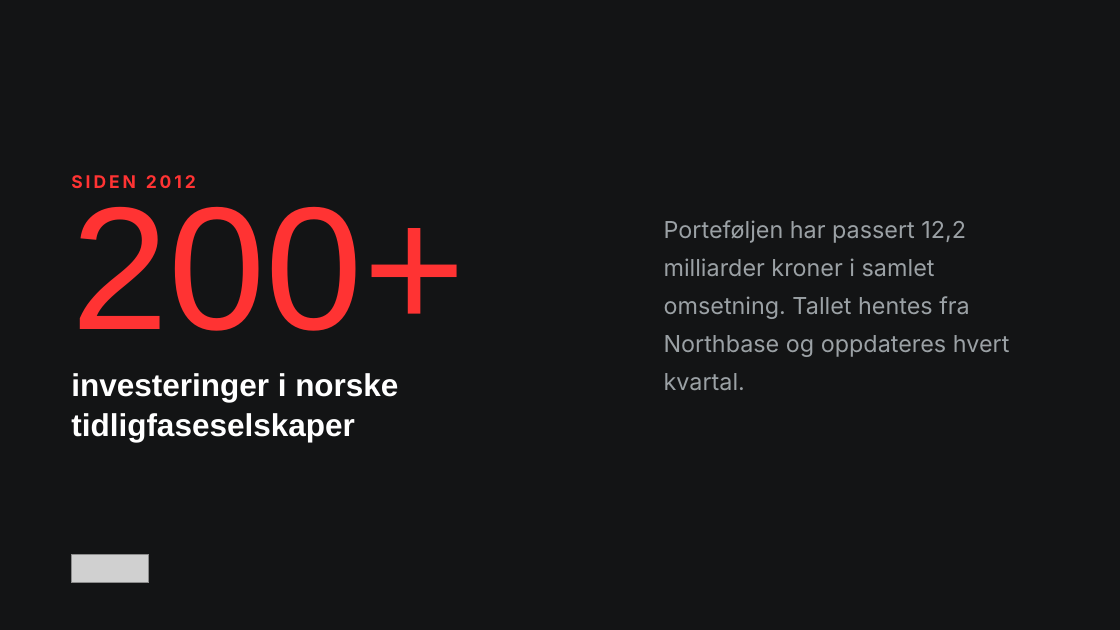
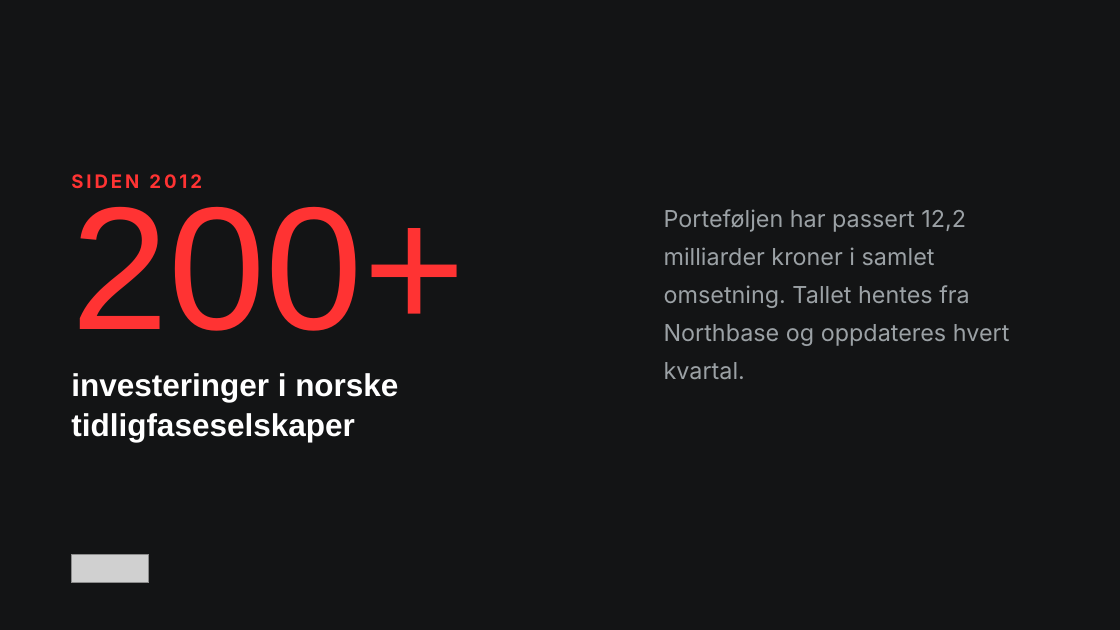
Before and after one commit to christinawiig-ai/startuplab-partner-presentation, a slide deck: slide 4 of pptx-templates/Startuplab-slidemaler.pptx. Drawn at 1120x630 pixels with LibreOffice and Linux fonts; fonts in the diff are those of the drawing; grey boxes stand for pictures. Boxes give left, top, right and bottom in pixels: in the first picture for what was removed or moved away, otherwise in the second. Text is boxed around its words. In the diff, an @@ line names an element or a change of style, - is before the commit and + after.

```diff
--- a/pptx-templates/Startuplab-slidemaler.pptx
+++ b/pptx-templates/Startuplab-slidemaler.pptx
@@ text "SIDEN 2012" at [71, 174, 202, 188]: size 15 to 16 pt @@
@@ text "Porteføljen har passert 12,2 milliarder ...": place and size @@
-text "Porteføljen har passert 12,2 milliarder ..." at [664, 220, 1010, 390]
+text "Porteføljen har passert 12,2 milliarder ..." at [664, 209, 1010, 379]
```
Also in this commit, not shown: 14 other slides changed, 11 other files.
